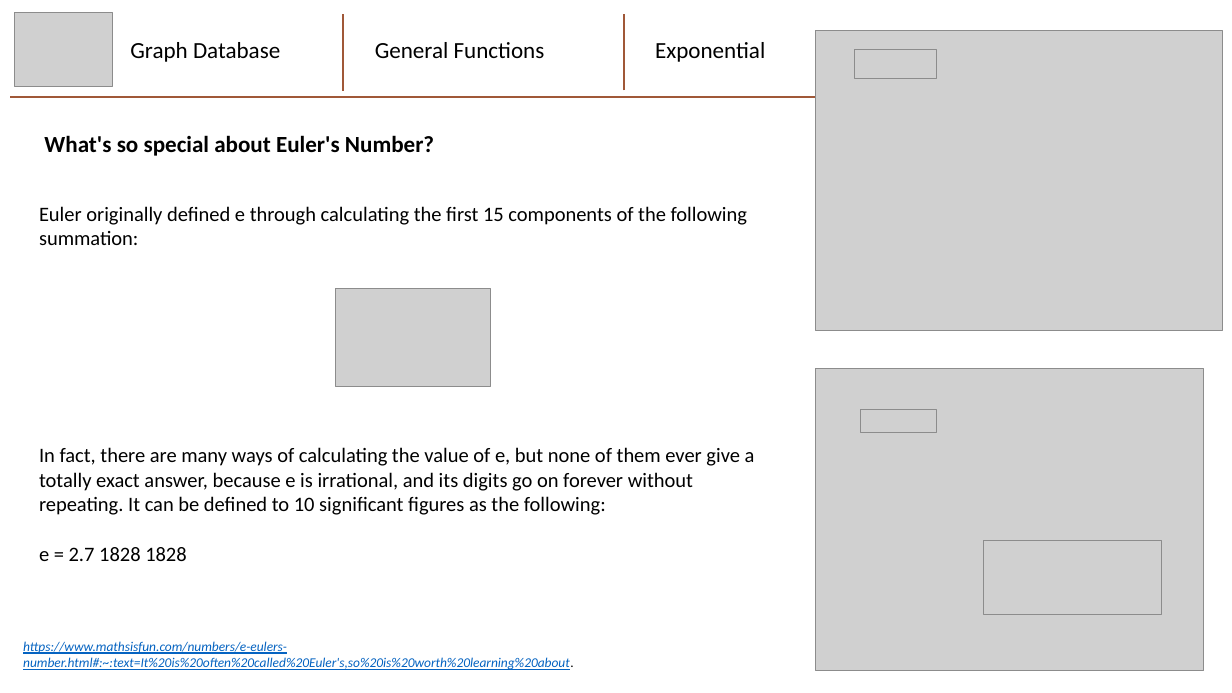
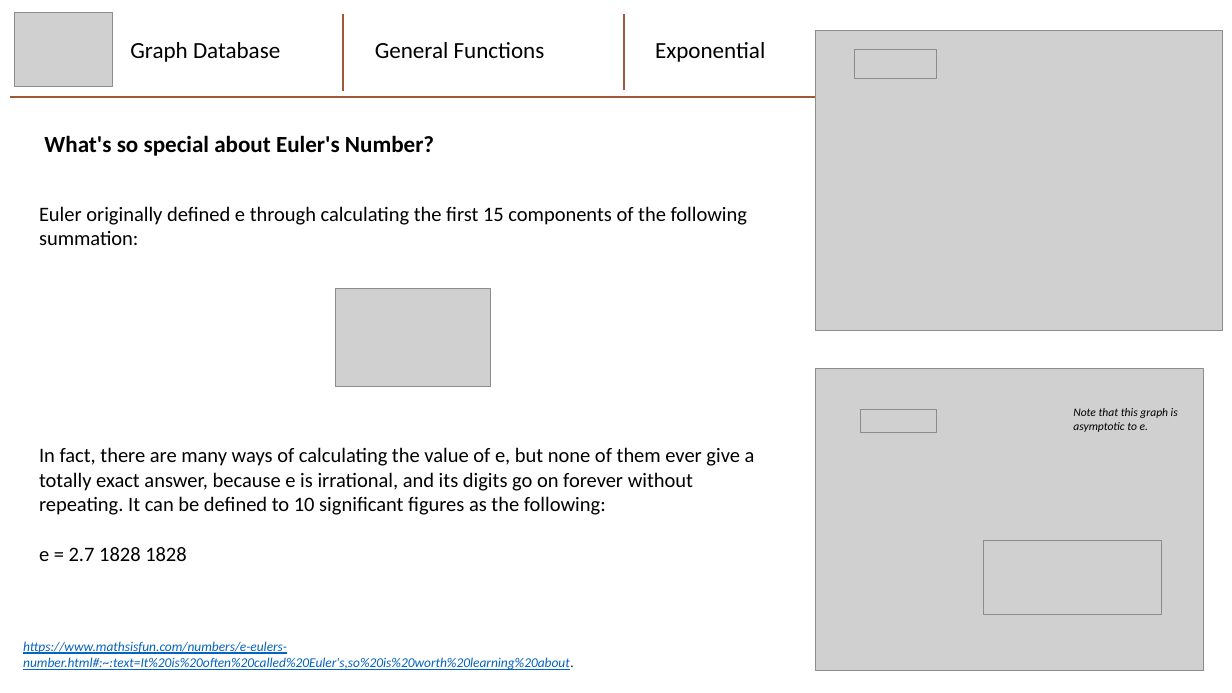
Before and after one commit to mhaythornthwaite/Testing_ML_Algorithms, a slide deck: slide 1 of Graphs_and_Functions/Graphs_and_Functions.pptx. Drawn at 1232x693 pixels with LibreOffice and Linux fonts; fonts in the diff are those of the drawing; grey boxes stand for pictures. Boxes give left, top, right and bottom in pixels: in the first picture for what was removed or moved away, otherwise in the second. Text is boxed around its words. In the diff, an @@ line names an element or a change of style, - is before the commit and + after.

```diff
--- a/Graphs_and_Functions/Graphs_and_Functions.pptx
+++ b/Graphs_and_Functions/Graphs_and_Functions.pptx
@@ text added at bbox=[1073, 408, 1178, 432], 9 pt, text #000000, italic @@
+Note that this graph is asymptotic to e.
```
Also in this commit, not shown: 1 other slide changed, 2 slides added, 2 other files.
